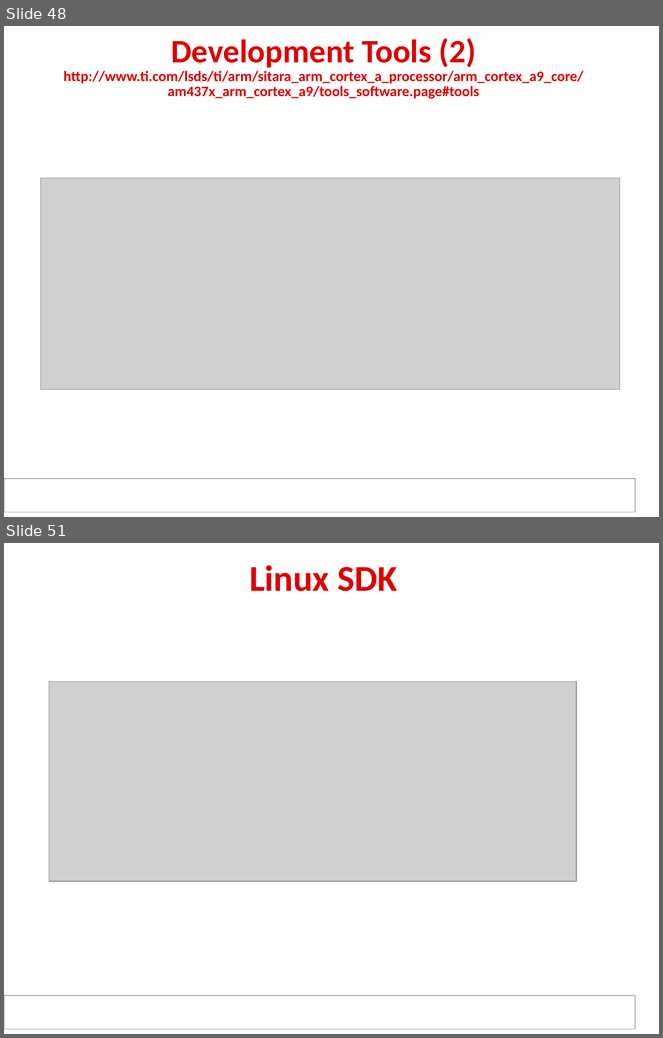
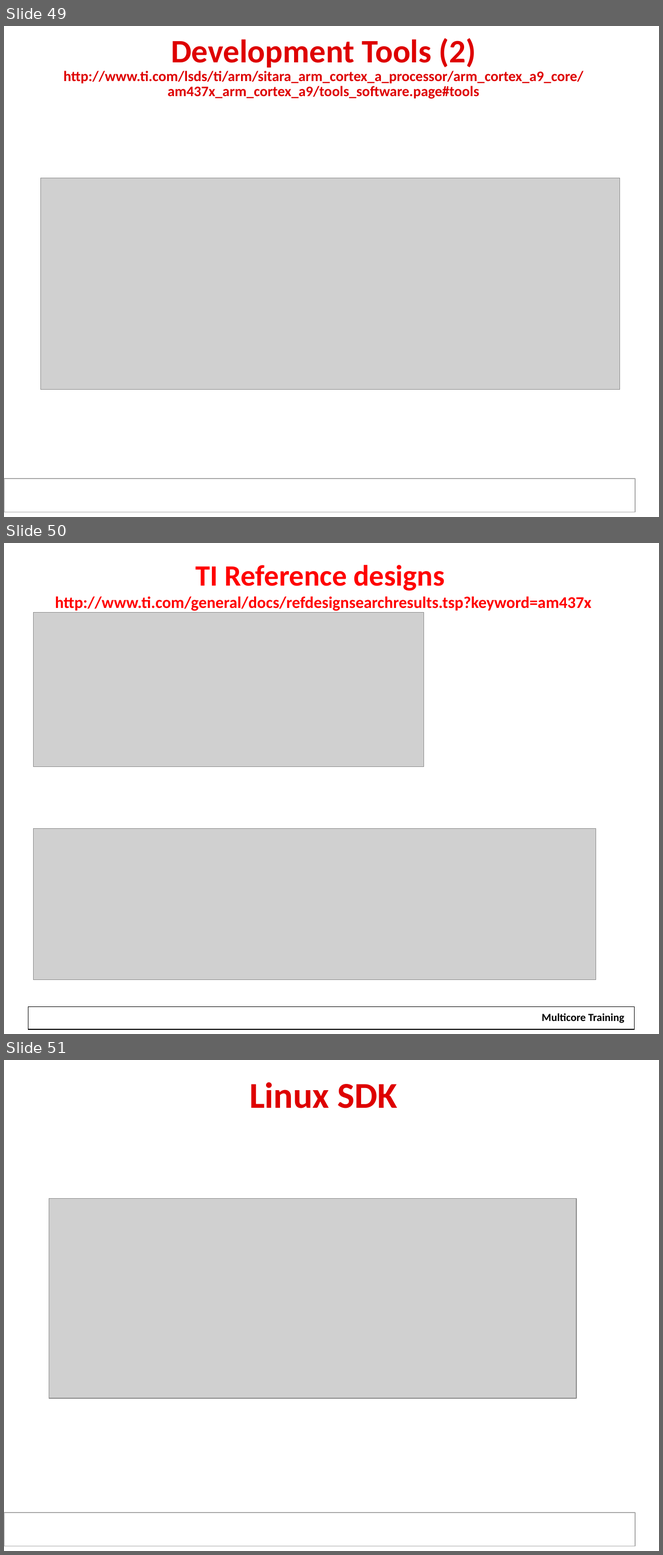
Before and after one commit to hari1989/keystone-workshop, a slide deck: preliminary/Working/presentations/Sitara/Ran_sitara_boot_camp_am437x_technical_overview_final.pptx. Shown one above the other, each under a label of ours: slides 48 and 51 before the commit, slides 49, 50 and 51 after it; the slides between them are not shown. The pictures are 663x1038 and 663x1555 pixels, drawn with LibreOffice and Linux fonts; fonts in the diff are those of the drawing; grey boxes stand for pictures; background and template pictures are left out. Boxes give left, top, right and bottom in pixels: in the first picture for what was removed or moved away, otherwise in the second. Text is boxed around its words. In the diff, an @@ line names an element or a change of style, - is before the commit and + after.

```diff
--- a/preliminary/Working/presentations/Sitara/Ran_sitara_boot_camp_am437x_technical_overview_final.pptx
+++ b/preliminary/Working/presentations/Sitara/Ran_sitara_boot_camp_am437x_technical_overview_final.pptx
@@ slide 50 added at (x1=4, y1=543, x2=659, y2=1034), background #FFFFFF @@
@@ title added at (x1=55, y1=565, x2=592, y2=611), 18 pt, text #FF0000, bold @@
+TI Reference designs
+http://www.ti.com/general/docs/refdesignsearchresults.tsp?keyword=am437x
@@ picture added at (x1=34, y1=613, x2=424, y2=767) @@
@@ picture added at (x1=34, y1=828, x2=596, y2=980) @@
@@ rectangle added at (x1=28, y1=1007, x2=635, y2=1030), outline #000000 0.75 pt @@
@@ rectangle added at (x1=535, y1=1010, x2=632, y2=1027), fill #FFFFFF, 12 pt, text #000000, bold @@
+Multicore Training
@@ what was slide 48 is now slide 49 @@
```
Also in this commit, not shown: 2 slides removed.
